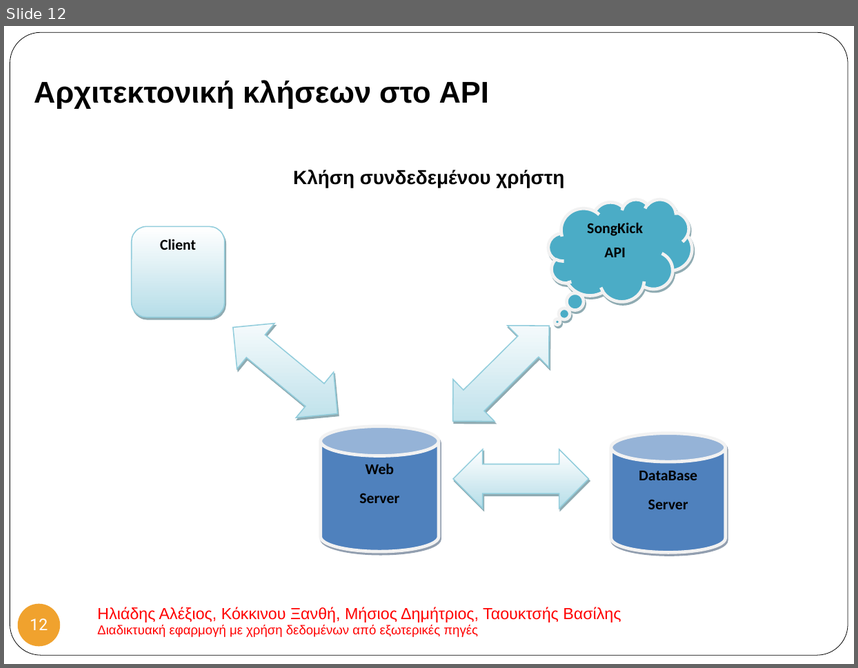
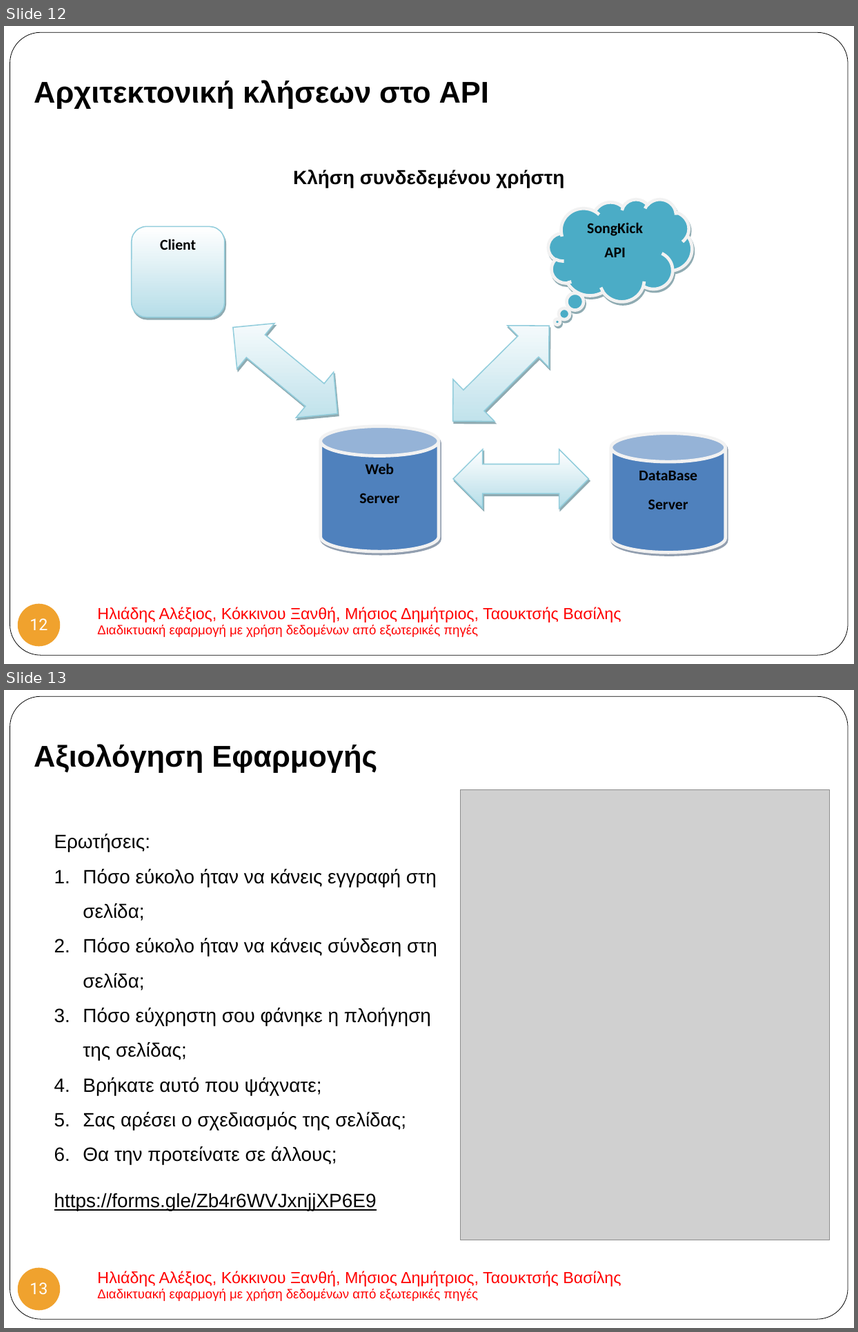
Before and after one commit to iee-ihu-gr-coursem102/WebEng20_group9_CSearch, a slide deck: Παρουσίαση Group9-Csearch.pptx. Shown one above the other, each under a label of ours: slide 12 before the commit, slides 12 and 13 after it. The pictures are 858x668 and 858x1332 pixels, drawn with LibreOffice and Linux fonts; fonts in the diff are those of the drawing; grey boxes stand for pictures. Boxes give left, top, right and bottom in pixels: in the first picture for what was removed or moved away, otherwise in the second. Text is boxed around its words. In the diff, an @@ line names an element or a change of style, - is before the commit and + after.

```diff
--- a/Παρουσίαση Group9-Csearch.pptx
+++ b/Παρουσίαση Group9-Csearch.pptx
@@ slide 13 added at [4, 690, 854, 1328], background #FFFFFF; not listed: 1 template element that a slide beside it also shows @@
@@ text added at [34, 744, 377, 773], 28 pt, text #000000, bold @@
+Αξιολόγηση Εφαρμογής
@@ picture added at [461, 789, 830, 1240] @@
@@ text added at [54, 834, 437, 1210], 18 pt, text #000000 @@
+Ερωτήσεις:
+1. Πόσο εύκολο ήταν να κάνεις εγγραφή στη σελίδα;
+2. Πόσο εύκολο ήταν να κάνεις σύνδεση στη σελίδα;
+3. Πόσο εύχρηστη σου φάνηκε η πλοήγηση της σελίδας;
+4. Βρήκατε αυτό που ψάχνατε;
+5. Σας αρέσει ο σχεδιασμός της σελίδας;
+6. Θα την προτείνατε σε άλλους;
+https://forms.gle/Zb4r6WVJxnjjXP6E9
@@ page number added at [18, 1268, 61, 1310], fill #F0A22E, 15 pt, text #FFFFFF @@
+13
@@ text added at [97, 1270, 621, 1301], 15 pt, text #FF0000 @@
+Ηλιάδης Αλέξιος, Κόκκινου Ξανθή, Μήσιος Δημήτριος, Ταουκτσής Βασίλης
+Διαδικτυακή εφαρμογή με χρήση δεδομένων από εξωτερικές πηγές
```
Also in this commit, not shown: 1 other slide added, 1 other file.
